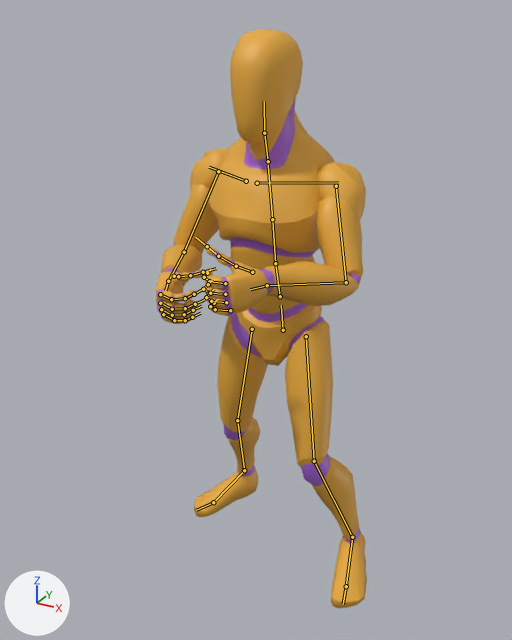
An edit to the glTF model game/art/animations/hero_moves.glb, drawn before and after from the same camera.
The view is the same before and after, from a 50 mm camera at (0.928, -1.821, 1.809) aimed at (-0.031, -0.077, 0.937). Arrows for +X, +Y and +Z are at lower left; the lights stay in place. The older version comes first. Both versions are drawn at frame 25 of the action 'Strike2H'; the numbers are the values there. The bones that change, and the others that lie on the model, are drawn over the model as lines.

Objects in the first picture: 'Mannequin'.
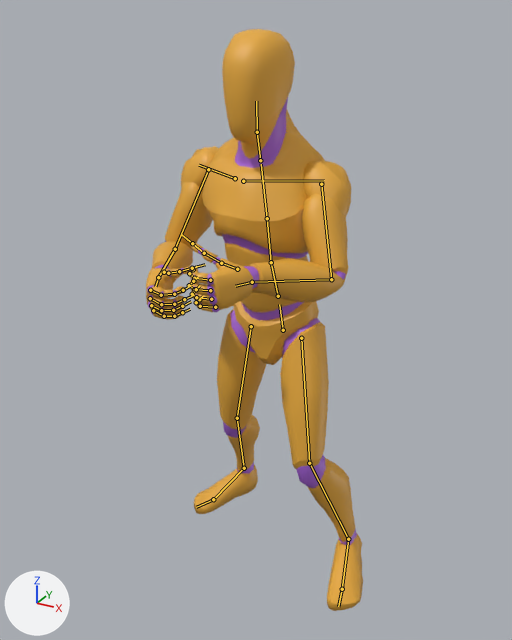
What differs and where, as boxes (x1, y1, x2, y2) in the pictures (512 x 640 px):
'Mannequin', posed: before (156, 29, 367, 608); after (146, 29, 363, 611)
bone 'pelvis', root to tip: before (283, 330) to (281, 305); after (283, 330) to (279, 304)
bone 'spine_01', root to tip: before (280, 296) to (275, 263); after (278, 296) to (271, 262)
bone 'spine_02', root to tip: before (275, 263) to (272, 219); after (271, 262) to (267, 218)
bone 'spine_03', root to tip: before (272, 219) to (268, 165); after (267, 218) to (261, 164)
bone 'clavicle_l', root to tip: before (257, 183) to (338, 182); after (243, 181) to (324, 180)
bone 'clavicle_r', root to tip: before (246, 181) to (209, 167); after (235, 178) to (199, 165)
bone 'neck_01', root to tip: before (268, 161) to (264, 133); after (260, 160) to (257, 132)
bone 'thigh_l', root to tip: before (306, 336) to (314, 461); after (301, 338) to (309, 463)
bone 'thigh_r', root to tip: before (252, 329) to (237, 420); after (251, 326) to (237, 418)

What changed in the scene script:
```text
Change bone_pelvis:
    where bone_pelvis = bpy.data.objects['Armature'].pose.bones['pelvis']  # child of 'root'
    bone_pelvis.rotation_quaternion: (0.996, 0.022, 0.084, -0.024) -> (1.0, 0.022, 0.0, 0.0)  # degrees (2, 10, -3) -> degrees (2, 0, 0)
Change bone_spine_01:
    where bone_spine_01 = bpy.data.objects['Armature'].pose.bones['spine_01']  # child of 'pelvis'
    bone_spine_01.rotation_quaternion: (0.995, 0.065, -0.069, 0.016) -> (0.994, 0.065, -0.084, 0.02)  # degrees (7, -8, 1) -> degrees (7, -10, 2)
Change bone_spine_02:
    where bone_spine_02 = bpy.data.objects['Armature'].pose.bones['spine_02']  # child of 'spine_01'
    bone_spine_02.rotation_quaternion: (0.999, 0.0, -0.047, 0.007) -> (0.998, 0.0, -0.057, 0.008)  # degrees (0, -5, 1) -> degrees (0, -7, 1)
Change bone_spine_03:
    where bone_spine_03 = bpy.data.objects['Armature'].pose.bones['spine_03']  # child of 'spine_02'
    bone_spine_03.rotation_quaternion: (0.999, 0.0, -0.039, 0.006) -> (0.999, 0.0, -0.047, 0.007)  # degrees (0, -4, 1) -> degrees (0, -5, 1)
Change bone_clavicle_l:
    where bone_clavicle_l = bpy.data.objects['Armature'].pose.bones['clavicle_l']  # child of 'spine_03'
    bone_clavicle_l.rotation_quaternion: (0.994, -0.049, -0.072, 0.069) -> (0.978, -0.058, -0.065, 0.19)  # degrees (-6, -8, 8) -> degrees (-8, -6, 22)
Change bone_clavicle_r:
    where bone_clavicle_r = bpy.data.objects['Armature'].pose.bones['clavicle_r']  # child of 'spine_03'
    bone_clavicle_r.rotation_quaternion: (0.994, -0.039, 0.078, 0.07) -> (0.978, -0.029, 0.082, 0.19)  # degrees (-4, 9, 8) -> degrees (-1, 10, 22)
Change bone_neck_01:
    where bone_neck_01 = bpy.data.objects['Armature'].pose.bones['neck_01']  # child of 'spine_03'
    bone_neck_01.rotation_quaternion: (0.996, -0.052, 0.066, -0.021) -> (0.98, -0.051, 0.182, -0.059)  # degrees (-6, 7, -3) -> degrees (-7, 20, -8)
Change bone_thigh_l:
    where bone_thigh_l = bpy.data.objects['Armature'].pose.bones['thigh_l']  # child of 'pelvis'
    bone_thigh_l.rotation_quaternion: (0.981, -0.151, 0.071, -0.095) -> (0.984, -0.143, -0.016, -0.103)  # degrees (-18, 6, -12) -> degrees (-16, -3, -11)
Change bone_thigh_r:
    where bone_thigh_r = bpy.data.objects['Armature'].pose.bones['thigh_r']  # child of 'pelvis'
    bone_thigh_r.rotation_quaternion: (0.991, 0.039, 0.084, 0.097) -> (0.994, 0.03, -0.002, 0.104)  # degrees (5, 9, 12) -> degrees (3, -1, 12)
```
